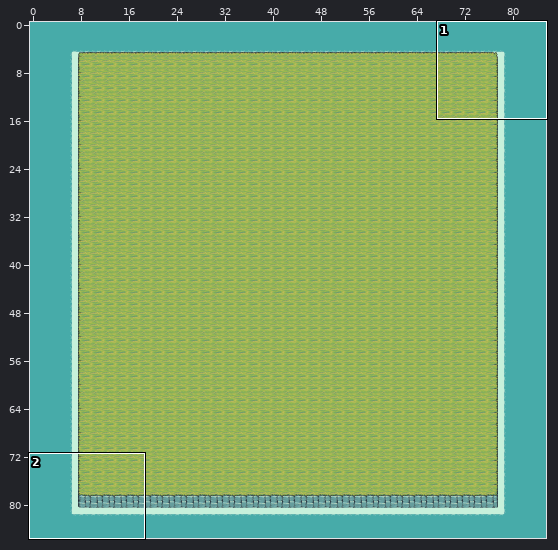
Tiled map -- assets/maps/ProvisionalMap.tmx. Above, an overview of the earlier version with the close-up marked.
Close-up. Before the edit:
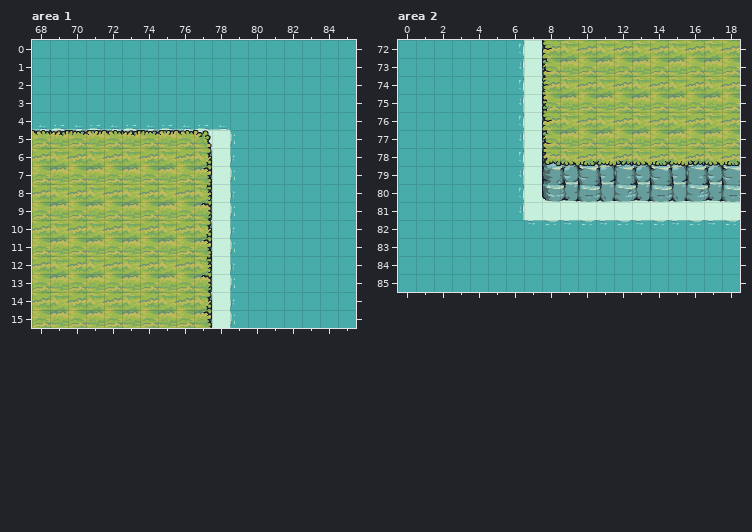
Cells are 32x32 px. Shown: area 1 x 68..85, y 0..15; area 2 x 0..18, y 72..85. The commit also changed other parts of the map, which this record leaves out.
The same view after the edit:
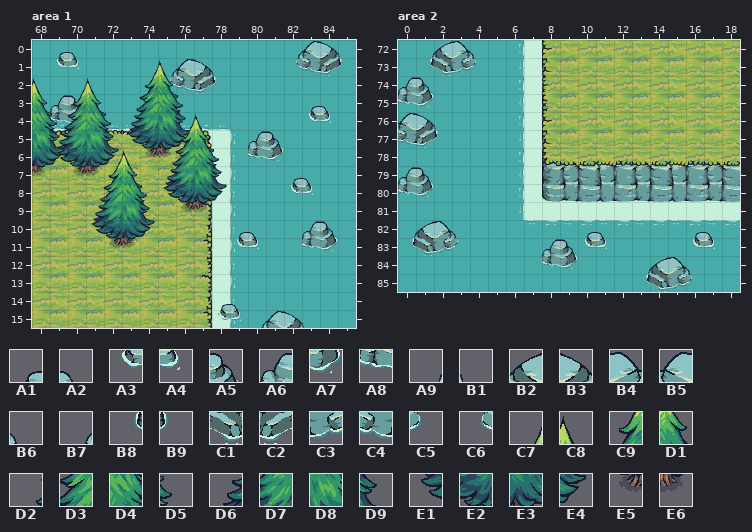
Key: from "Rocks_02": A1 33, A2 34, A3 65, A4 66; from "Rocks_03": A5 33 flipped left-right, A6 34 flipped left-right, A7 65 flipped left-right, A8 66 flipped left-right; from "Rocks_04": A9 32, B1 32 flipped left-right, B2 33, B3 33 flipped left-right, B4 34, B5 34 flipped left-right, B6 35, B7 35 flipped left-right, B8 64, B9 64 flipped left-right, C1 65, C2 65 flipped left-right, C3 66, C4 66 flipped left-right, C5 67, C6 67 flipped left-right; from "Tree": C7 2, C8 3, C9 26, D1 27, D2 49, D3 50, D4 51, D5 52, D6 73, D7 74, D8 75, D9 76, E1 97, E2 98, E3 99, E4 100, E5 122, E6 123.
__ is an empty cell, .. an unchanged one.
Tiles of an added or newly shown layer are drawn over the layers below it.
The edit:
--- layer "rocas" (added), area 1
@@ x 69..85 @@
- 0 __ __ .. .. .. .. .. .. .. .. .. .. .. __ __ __ __
- 1 __ __ .. .. .. .. __ __ __ __ .. .. .. __ __ __ __
- 2 .. .. .. .. .. .. __ __ __ __ .. .. .. .. .. .. ..
- 3 __ __ .. .. .. .. .. .. .. .. .. .. .. .. __ __ ..
- 4 __ __ .. .. .. .. .. .. .. .. .. .. .. .. __ __ ..
- 5 .. .. .. .. .. .. .. .. .. .. .. __ __ .. .. .. ..
- 6 .. .. .. .. .. .. .. .. .. .. .. __ __ .. .. .. ..
- 7 .. .. .. .. .. .. .. .. .. .. .. .. .. __ __ .. ..
- 8 .. .. .. .. .. .. .. .. .. .. .. .. .. __ __ .. ..
+ 0 A1 A2 .. .. .. .. .. .. .. .. .. .. .. B7 B5 B3 B1
+ 1 A3 A4 .. .. .. .. B7 B5 B3 B1 .. .. .. C6 C4 C2 B9
+ 2 .. .. .. .. .. .. C6 C4 C2 B9 .. .. .. .. .. .. ..
+ 3 A6 A5 .. .. .. .. .. .. .. .. .. .. .. .. A1 A2 ..
+ 4 A8 A7 .. .. .. .. .. .. .. .. .. .. .. .. A3 A4 ..
+ 5 .. .. .. .. .. .. .. .. .. .. .. A6 A5 .. .. .. ..
+ 6 .. .. .. .. .. .. .. .. .. .. .. A8 A7 .. .. .. ..
+ 7 .. .. .. .. .. .. .. .. .. .. .. .. .. A1 A2 .. ..
+ 8 .. .. .. .. .. .. .. .. .. .. .. .. .. A3 A4 .. ..
@@ x 79..84 @@
-10 __ __ .. .. __ __
-11 __ __ .. .. __ __
+10 A1 A2 .. .. A6 A5
+11 A3 A4 .. .. A8 A7
@@ x 78..83 @@
-14 __ __ .. .. .. ..
-15 __ __ __ __ __ __
+14 A1 A2 .. .. .. ..
+15 A3 A4 B7 B5 B3 B1
--- layer "Arbolitos" (added), area 1
@@ x 69..76 @@
- 1 .. .. .. .. .. __ __ ..
- 2 .. __ __ .. .. __ __ ..
- 3 .. __ __ .. __ __ __ __
- 4 __ __ __ __ __ __ __ __
- 5 __ __ __ __ __ __ __ __
- 6 __ __ __ __ .. __ __ ..
- 7 .. __ __ .. .. .. .. ..
+ 1 .. .. .. .. .. C7 C8 ..
+ 2 .. C7 C8 .. .. C9 D1 ..
+ 3 .. C9 D1 .. D2 D3 D4 D5
+ 4 D2 D3 D4 D5 D6 D7 D8 D9
+ 5 D6 D7 D8 D9 E1 E2 E3 E4
+ 6 E1 E2 E3 E4 .. E5 E6 ..
+ 7 .. E5 E6 .. .. .. .. ..
--- layer "Arbolitos2" (added), area 1
@@ x 68..78 @@
- 2 __ .. .. .. .. .. .. .. .. .. ..
- 3 __ .. .. .. .. .. .. .. .. .. ..
- 4 __ __ .. .. .. .. .. .. __ __ ..
- 5 __ __ .. .. .. .. .. .. __ __ ..
- 6 __ __ .. .. __ __ .. __ __ __ __
- 7 __ .. .. .. __ __ .. __ __ __ __
- 8 .. .. .. __ __ __ __ __ __ __ __
- 9 .. .. .. __ __ __ __ .. __ __ ..
-10 .. .. .. __ __ __ __ .. .. .. ..
-11 .. .. .. .. __ __ .. .. .. .. ..
+ 2 C8 .. .. .. .. .. .. .. .. .. ..
+ 3 D1 .. .. .. .. .. .. .. .. .. ..
+ 4 D4 D5 .. .. .. .. .. .. C7 C8 ..
+ 5 D8 D9 .. .. .. .. .. .. C9 D1 ..
+ 6 E3 E4 .. .. C7 C8 .. D2 D3 D4 D5
+ 7 E6 .. .. .. C9 D1 .. D6 D7 D8 D9
+ 8 .. .. .. D2 D3 D4 D5 E1 E2 E3 E4
+ 9 .. .. .. D6 D7 D8 D9 .. E5 E6 ..
+10 .. .. .. E1 E2 E3 E4 .. .. .. ..
+11 .. .. .. .. E5 E6 .. .. .. .. ..
--- layer "rocas" (added), area 2
@@ x 0..4 @@
-72 .. __ __ __ __
-73 .. __ __ __ __
-74 __ __ .. .. ..
-75 __ __ .. .. ..
-76 __ __ __ .. ..
-77 __ __ __ .. ..
+72 .. A9 B2 B4 B6
+73 .. B8 C1 C3 C5
+74 A6 A5 .. .. ..
+75 A8 A7 .. .. ..
+76 B5 B3 B1 .. ..
+77 C4 C2 B9 .. ..
@@ x 0..1 @@
-79 __ __
-80 __ __
+79 A6 A5
+80 A8 A7
@@ x 0..17 @@
-82 __ __ __ __ .. .. .. .. .. .. __ __ .. .. .. .. __ __
-83 __ __ __ __ .. .. .. .. __ __ __ __ .. .. .. .. __ __
-84 .. .. .. .. .. .. .. .. __ __ .. .. .. __ __ __ __ ..
-85 .. .. .. .. .. .. .. .. .. .. .. .. .. __ __ __ __ ..
+82 A9 B2 B4 B6 .. .. .. .. .. .. A1 A2 .. .. .. .. A1 A2
+83 B8 C1 C3 C5 .. .. .. .. A6 A5 A3 A4 .. .. .. .. A3 A4
+84 .. .. .. .. .. .. .. .. A8 A7 .. .. .. A9 B2 B4 B6 ..
+85 .. .. .. .. .. .. .. .. .. .. .. .. .. B8 C1 C3 C5 ..
